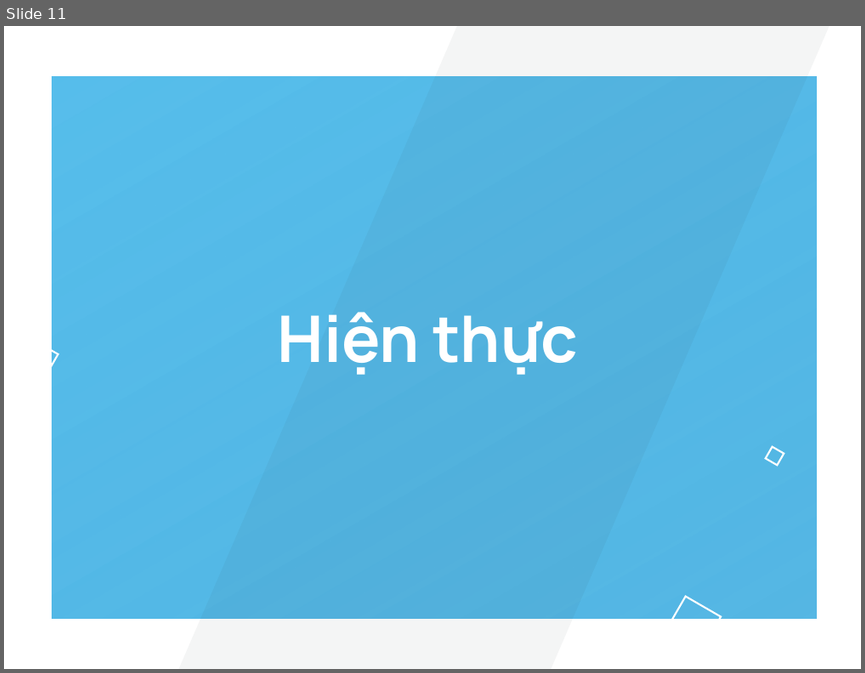
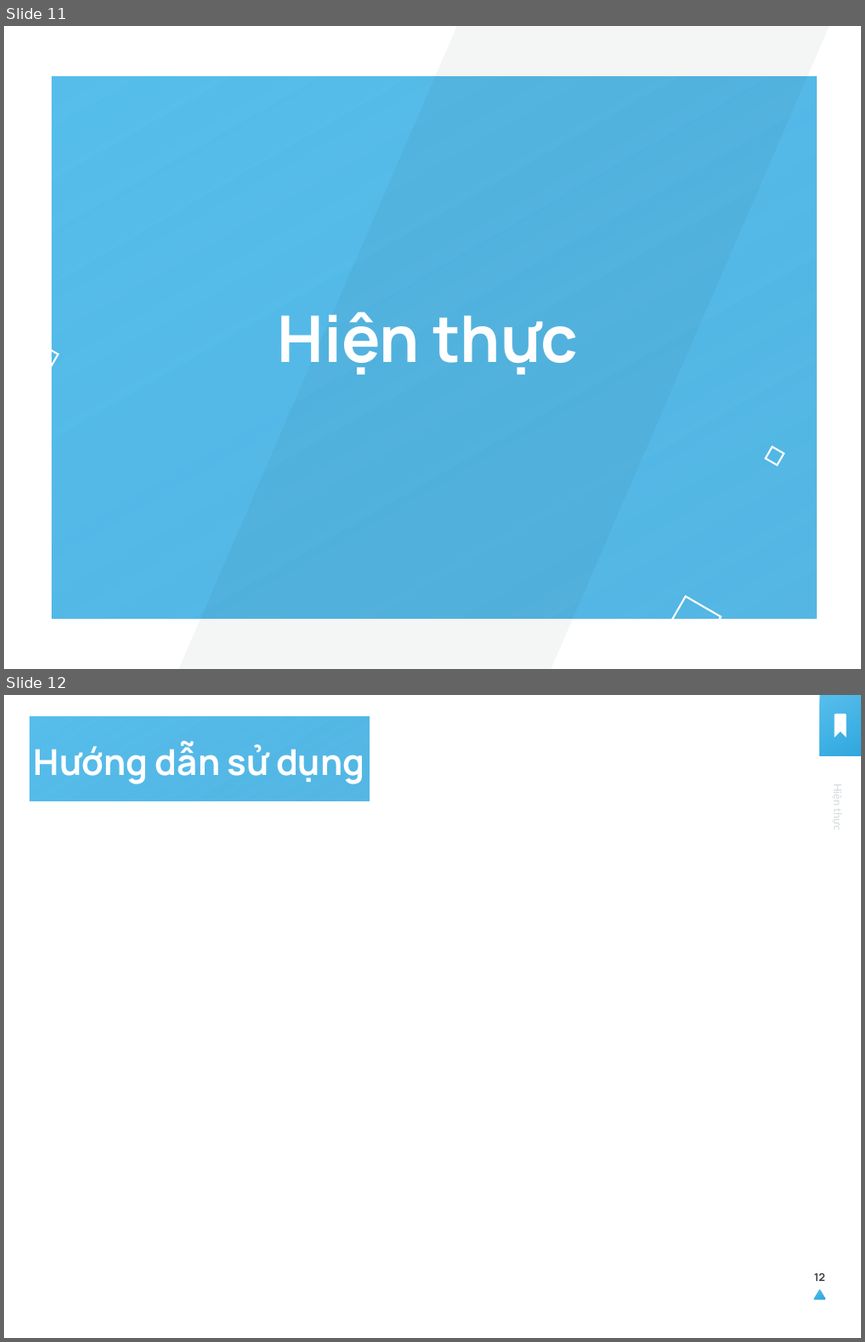
Before and after one commit to fortor2003/GitShare, a slide deck: LuanVan/Báo Cáo.pptx. Shown one above the other, each under a label of ours: slide 11 before the commit, slides 11 and 12 after it. The pictures are 865x673 and 865x1342 pixels, drawn with LibreOffice and Linux fonts; fonts in the diff are those of the drawing. Boxes give left, top, right and bottom in pixels: in the first picture for what was removed or moved away, otherwise in the second. Text is boxed around its words. In the diff, an @@ line names an element or a change of style, - is before the commit and + after.

```diff
--- a/LuanVan/Báo Cáo.pptx
+++ b/LuanVan/Báo Cáo.pptx
@@ slide 12 added at bbox=[4, 695, 861, 1338], background #FFFFFF @@
@@ rectangle added at bbox=[30, 717, 369, 801], fill gradient #56BEEC to #31A8DF @@
@@ rectangle added at bbox=[820, 695, 861, 756], fill gradient #56BEEC to #31A8DF @@
@@ freeform shape added at bbox=[834, 714, 846, 737], fill #FFFFFF @@
@@ text added at bbox=[34, 742, 364, 784], 30 pt, text #FFFFFF, bold @@
+Hướng dẫn sử dụng
@@ text added at bbox=[831, 785, 844, 828], 9 pt, text #D2D9DD @@
+Hiện thực
@@ page number added at bbox=[814, 1272, 825, 1281], 9 pt, text #3F3F3F, bold @@
+12
@@ triangle added at bbox=[814, 1289, 825, 1299], fill gradient #56BEEC to #31A8DF @@
```
